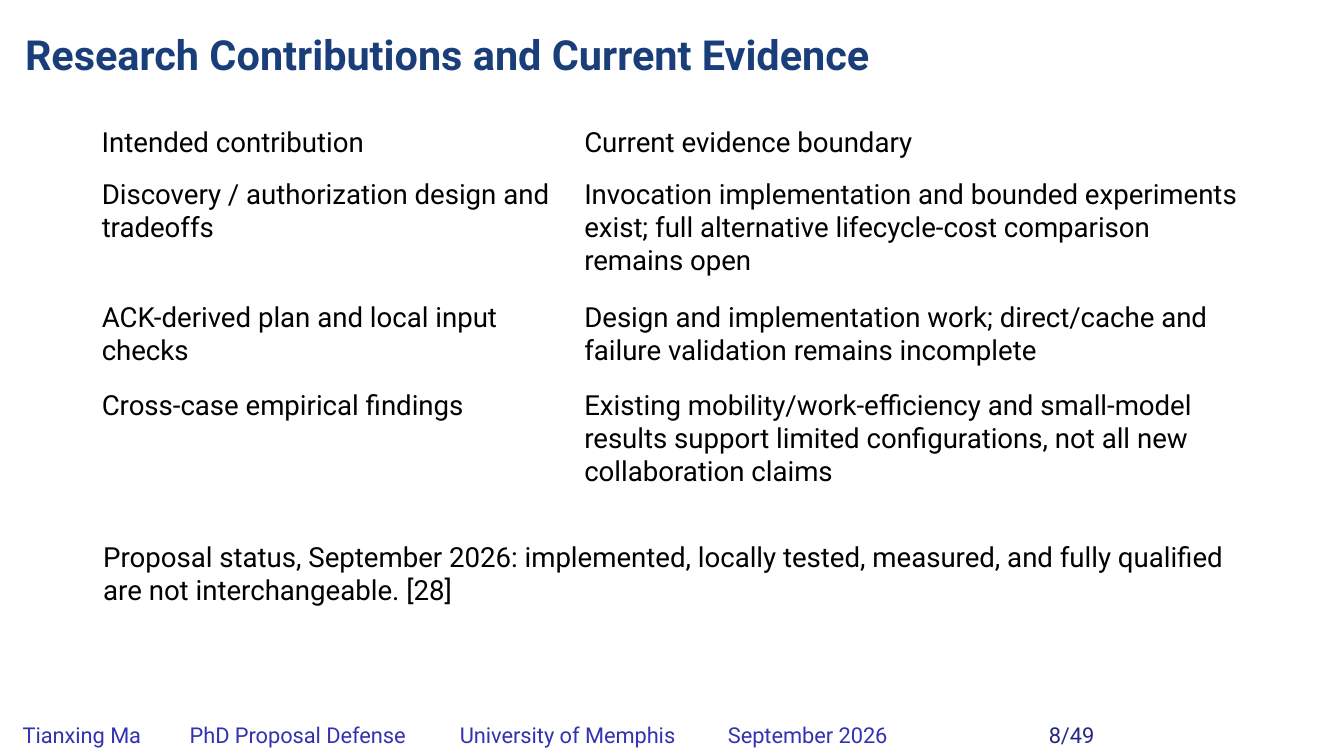
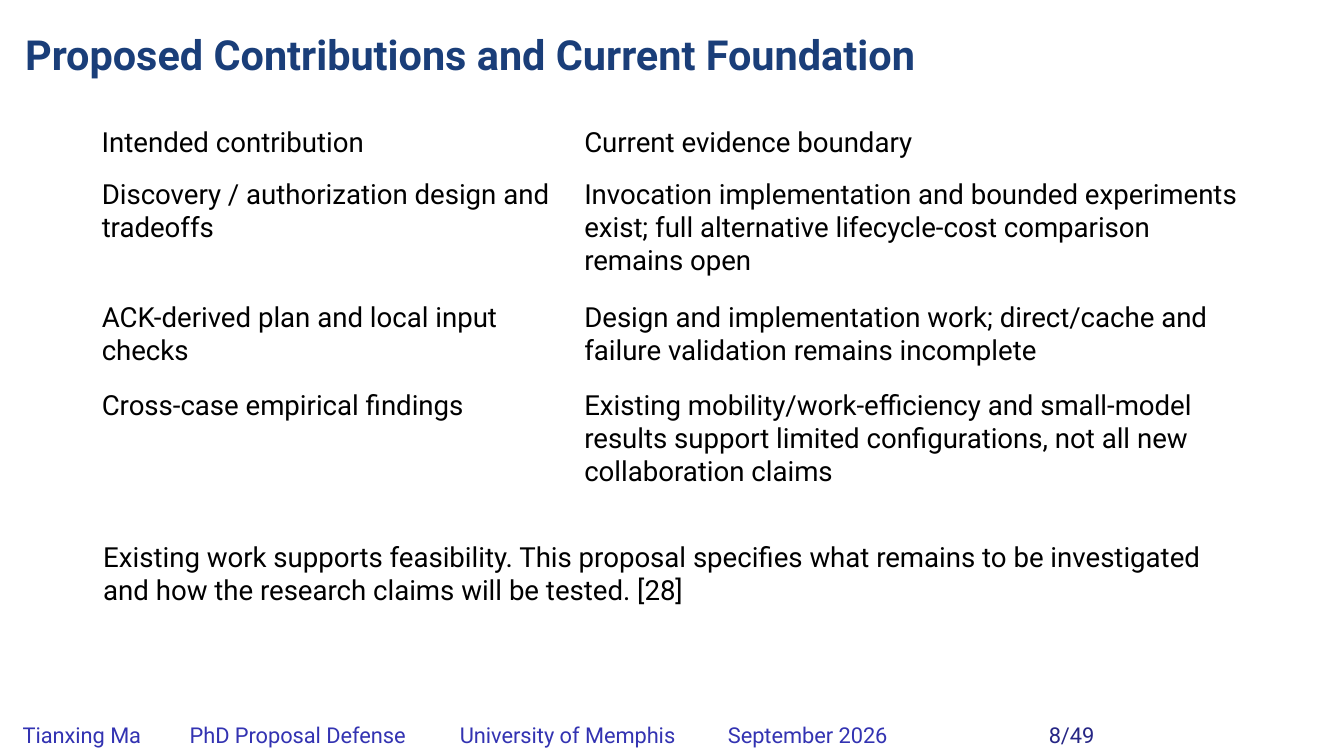
Before and after one commit to matianxing1992/NDN_Service_Framework, a slide deck: slide 8 of docs/PAPER/proposal-defense/slides/NDNSF_proposal_hybrid_editable.pptx. Drawn at 1344x756 pixels with LibreOffice and Linux fonts; fonts in the diff are those of the drawing; background and template pictures are left out. Boxes give left, top, right and bottom in pixels: in the first picture for what was removed or moved away, otherwise in the second. Text is boxed around its words. In the diff, an @@ line names an element or a change of style, - is before the commit and + after.

Commit message:
docs: align paper and slides with dissertation proposal scope

```diff
--- a/docs/PAPER/proposal-defense/slides/NDNSF_proposal_hybrid_editable.pptx
+++ b/docs/PAPER/proposal-defense/slides/NDNSF_proposal_hybrid_editable.pptx
@@ text at [25, 39, 915, 79]: text changed @@
-Research Contributions and Current Evidence
+Proposed Contributions and Current Foundation
@@ text at [103, 546, 1199, 605]: text changed @@
-Proposal status, September 2026: implemented, locally tested, measured, and fully qualified are not interchangeable. [28]
+Existing work supports feasibility. This proposal specifies what remains to be investigated and how the research claims will be tested. [28]
```
Also in this commit, not shown: 10 other slides changed, 23 other files.
